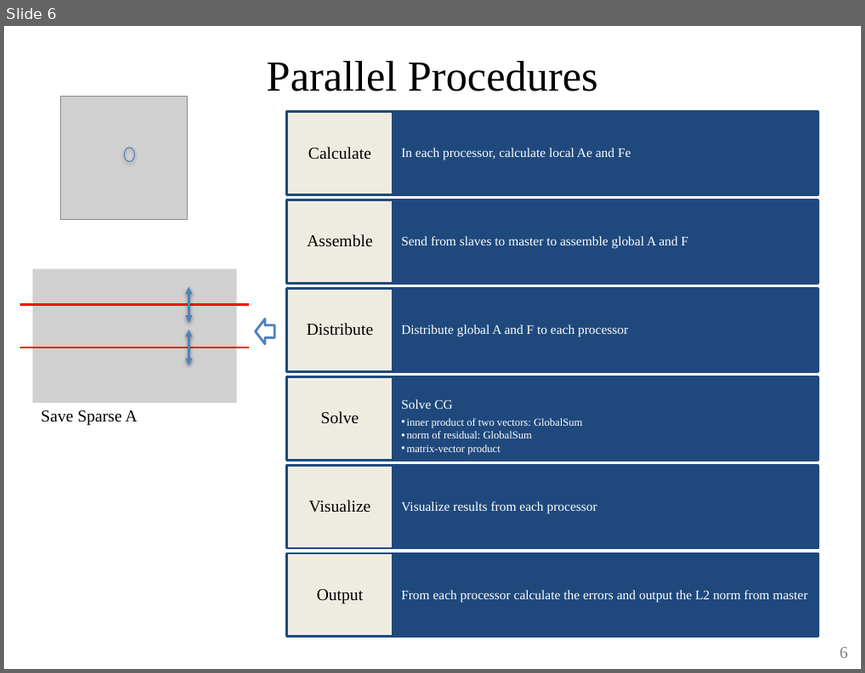
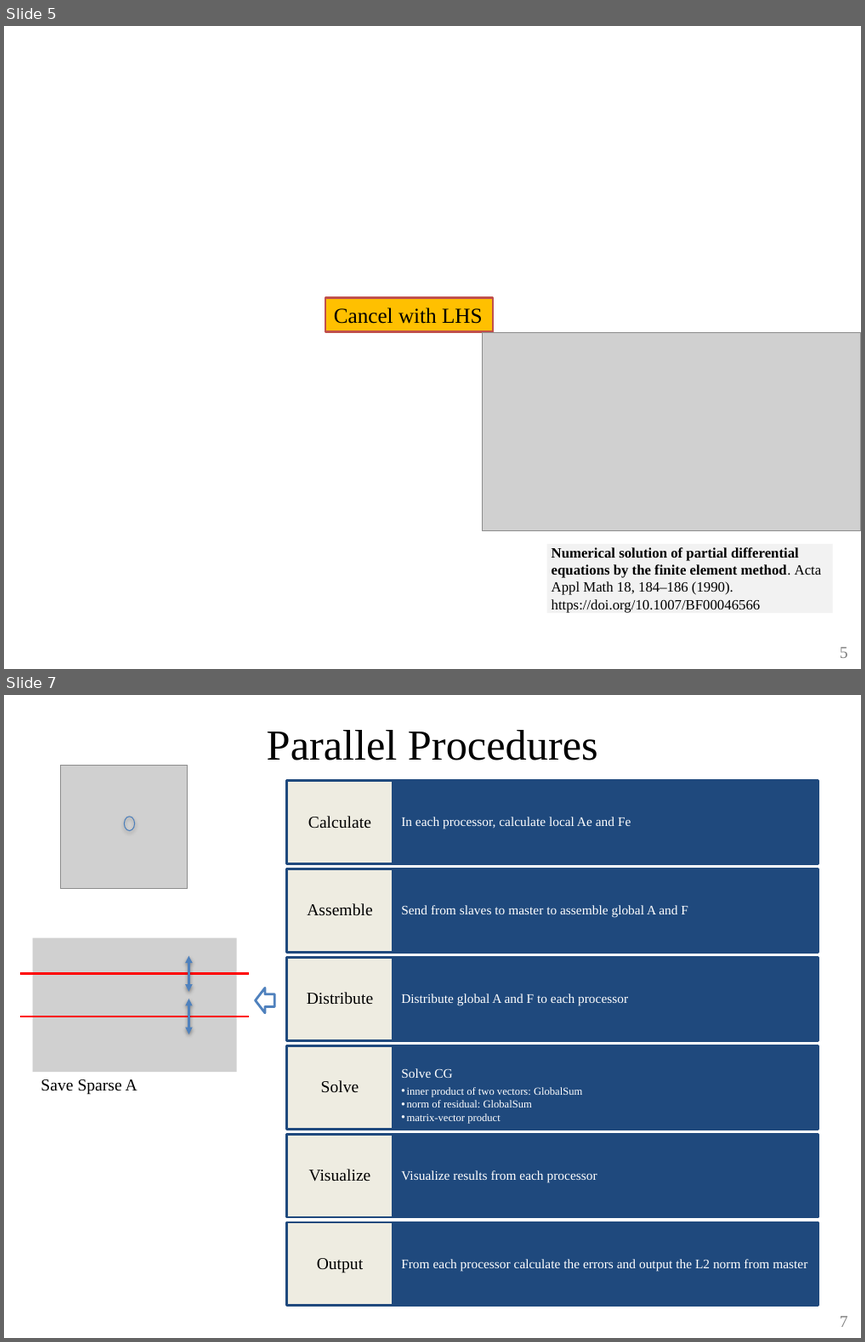
Before and after one commit to ChengHauYang/HPC, a slide deck: final_project/cheng_hau.pptx. Shown one above the other, each under a label of ours: slide 6 before the commit, slides 5 and 7 after it; the slides between them are not shown. The pictures are 865x673 and 865x1342 pixels, drawn with LibreOffice and Linux fonts; fonts in the diff are those of the drawing; grey boxes stand for pictures. Boxes give left, top, right and bottom in pixels: in the first picture for what was removed or moved away, otherwise in the second. Text is boxed around its words. In the diff, an @@ line names an element or a change of style, - is before the commit and + after.

```diff
--- a/final_project/cheng_hau.pptx
+++ b/final_project/cheng_hau.pptx
@@ slide 5 added at <box>4,26,861,669</box>, background #FFFFFF @@
@@ rectangle added at <box>325,298,494,332</box>, fill #FFC000, outline #C0504D 2 pt, 18 pt, text #000000 @@
+Cancel with LHS
@@ picture added at <box>482,333,861,531</box> @@
@@ rectangle added at <box>547,544,833,612</box>, fill #F2F2F2, 12 pt, text #000000, bold @@
+Numerical solution of partial differential equations by the finite element method. Acta Appl Math 18, 184–186 (1990). https://doi.org/10.1007/BF00046566
@@ page number added at <box>840,646,848,658</box>, 14 pt, text #808080 @@
+5
@@ what was slide 6 is now slide 7 @@
@@ page number at <box>840,1315,848,1327</box>: text changed @@
-6
+7
```
Also in this commit, not shown: 3 slides changed, 1 other slide added, 1 slide removed.
